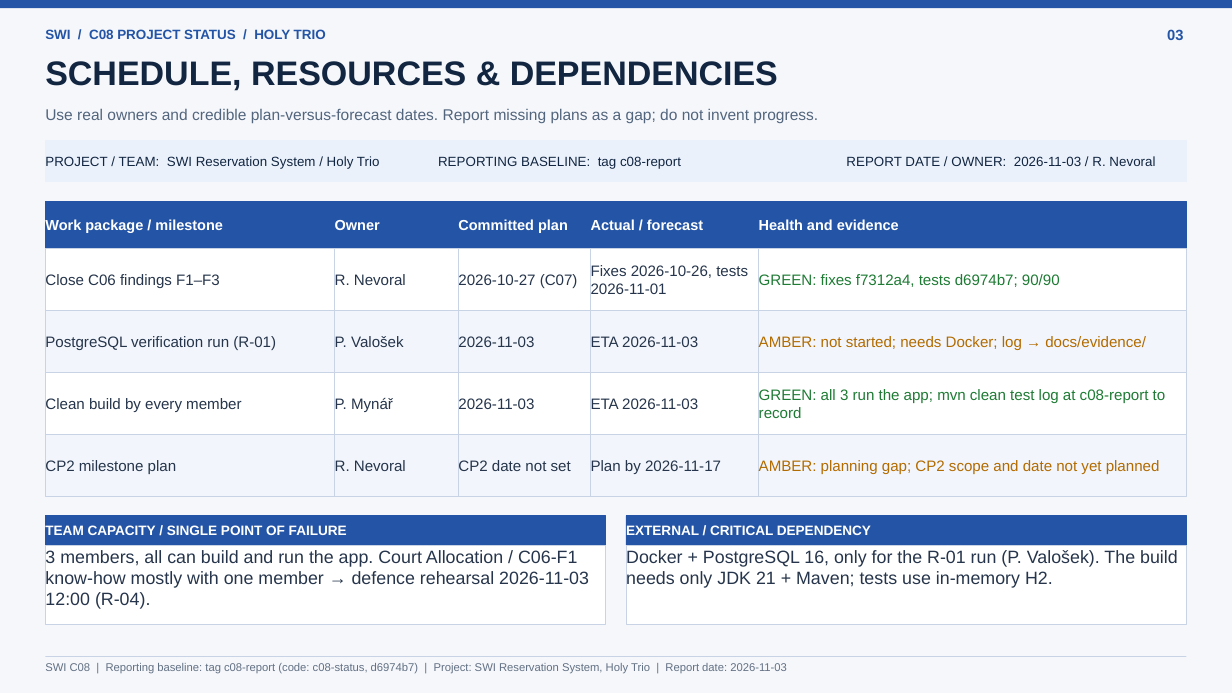
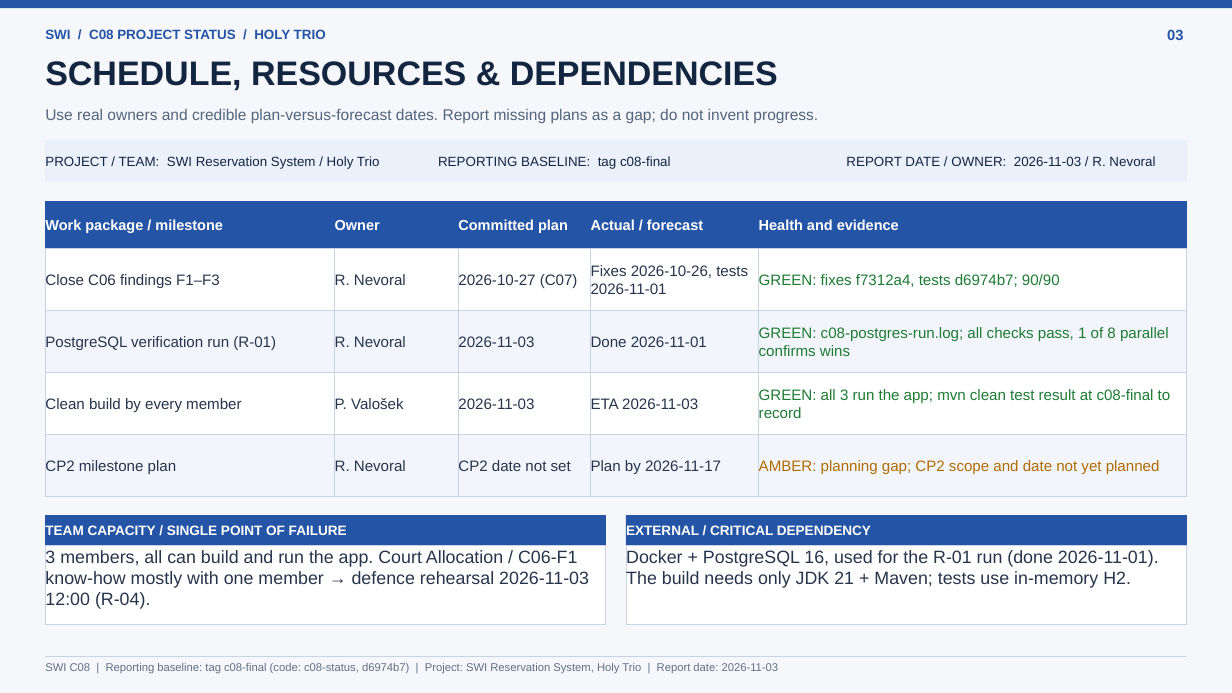
Before and after one commit to tewyss/Reservation-System-SWI, a slide deck: slide 3 of docs/c08-project-status.pptx. Drawn at 1232x693 pixels with LibreOffice and Linux fonts; fonts in the diff are those of the drawing. Boxes give left, top, right and bottom in pixels: in the first picture for what was removed or moved away, otherwise in the second. Text is boxed around its words. In the diff, an @@ line names an element or a change of style, - is before the commit and + after.

Commit message:
C08: R-01 treatment - PostgreSQL verification run

```diff
--- a/docs/c08-project-status.pptx
+++ b/docs/c08-project-status.pptx
@@ text in rectangle at [438, 156, 671, 169]: text changed @@
-REPORTING BASELINE: tag c08-report
+REPORTING BASELINE: tag c08-final
@@ text in rectangle at [759, 327, 1169, 356]: text changed; text colour #B26B00 to #1E7B34 @@
-AMBER: not started; needs Docker; log → docs/evidence/
+GREEN: c08-postgres-run.log; all checks pass, 1 of 8 parallel confirms wins
@@ text in rectangle at [335, 336, 406, 347]: text changed @@
-P. Valošek
+R. Nevoral
@@ text in rectangle at [591, 336, 707, 347]: text changed @@
-ETA 2026-11-03
+Done 2026-11-01
@@ text in rectangle at [759, 389, 1171, 418]: text changed @@
-GREEN: all 3 run the app; mvn clean test log at c08-report to record
+GREEN: all 3 run the app; mvn clean test result at c08-final to record
@@ text in rectangle at [335, 398, 404, 409]: text changed @@
-P. Mynář
+P. Valošek
@@ text in rectangle at [626, 549, 1159, 588]: text changed @@
-Docker + PostgreSQL 16, only for the R-01 run (P. Valošek). The build needs only JDK 21 + Maven; tests use in-memory H2.
+Docker + PostgreSQL 16, used for the R-01 run (done 2026-11-01). The build needs only JDK 21 + Maven; tests use in-memory H2.
@@ text at [45, 663, 779, 674]: text changed @@
-SWI C08 | Reporting baseline: tag c08-report (code: c08-status, d6974b7) | Project: SWI Reservation System, Holy Trio | Report date: 2026-11-03
+SWI C08 | Reporting baseline: tag c08-final (code: c08-status, d6974b7) | Project: SWI Reservation System, Holy Trio | Report date: 2026-11-03
```
Also in this commit, not shown: 5 other slides changed, 3 other files.
